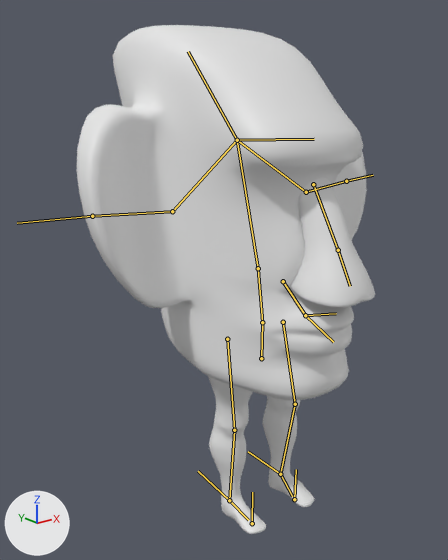
Two versions of the Blender file RawFiles/Moai_Character_Model_rig.blend, one commit apart.
Camera for both pictures: a 50 mm camera at (-9.97, -10.9, 11.03) aimed at (-0.37, 1.1, 6.23). The axes (+X, +Y, +Z) are drawn at lower left. The lights are the same throughout. The bones that bend it are drawn over the model as lines.

Objects in the first picture: 'Head', 'LeftLeg', 'Nose', 'RightLeg'.
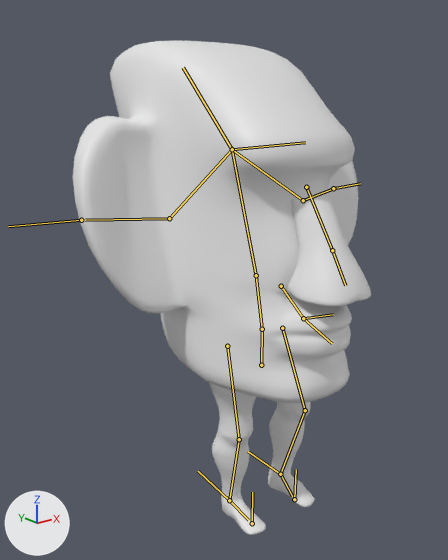
The newer file adds an action. The first version stands in its rest pose; the second is drawn at frame 10 of the action 'Idle'.

What the commit changed:
Bone 'Spine' (bone_spine) moves from (0.0, 0.0, 0.0) to (0.0, -0.18, 0.0).
Bone 'LowerHead' (bone_lowerhead) turns from (0, 0, 0) to (-4, -1, -1) degrees about its own x, y and z.
Bone 'EarIKLeft' (bone_earikleft) moves from (0.0, 0.0, 0.0) to (-0.13, 0.06, -0.37).
Bone 'EarIKRight' (bone_earikright) moves from (0.0, 0.0, 0.0) to (0.13, 0.08, -0.37).

Pixel boxes [x1, y1, x2, y2] of what changed, in the pictures (448 x 560 px):
'Head', posed: before [77, 25, 367, 400]; after [73, 41, 359, 403]
'Nose', posed: before [290, 178, 375, 307]; after [286, 180, 371, 306]
'RightLeg', posed: before [208, 376, 266, 534]; after [209, 383, 266, 535]
'LeftLeg', posed: before [263, 396, 315, 507]; after [268, 402, 315, 507]
bone 'Spine', root to tip: before (261, 358) to (262, 322); after (261, 365) to (262, 329)
bone 'LowerHead', root to tip: before (262, 322) to (258, 268); after (262, 329) to (256, 275)
bone 'EarIKLeft', root to tip: before (346, 181) to (373, 175); after (333, 188) to (360, 183)
bone 'EarIKRight', root to tip: before (92, 216) to (17, 223); after (81, 220) to (8, 226)
